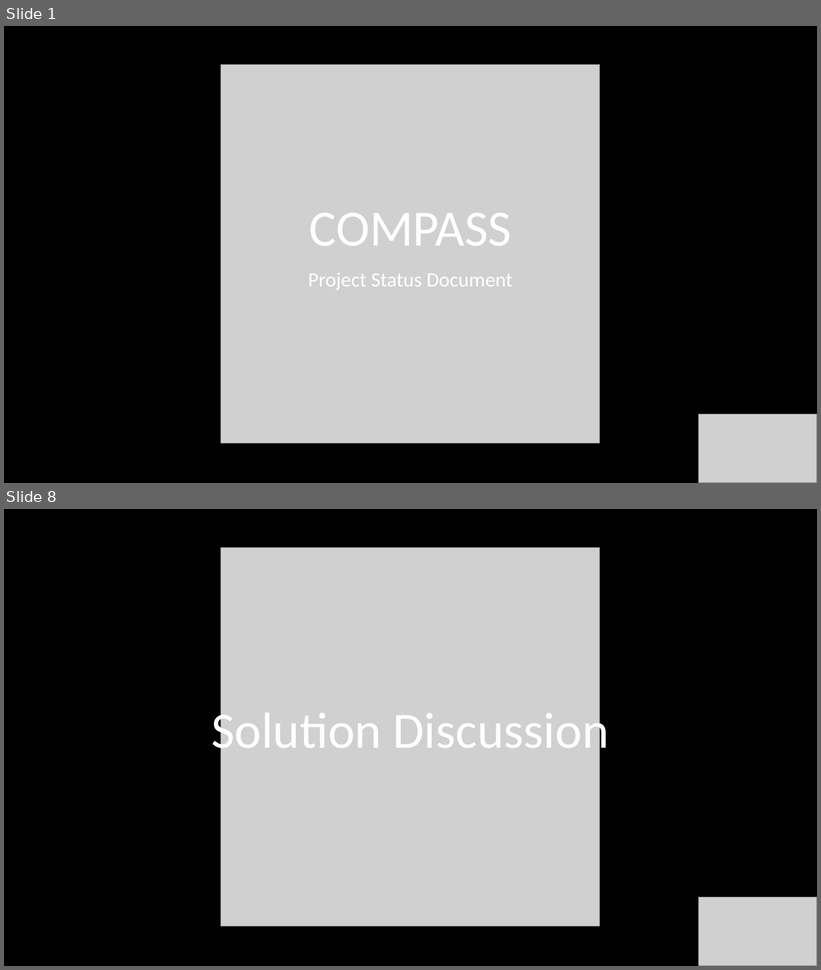
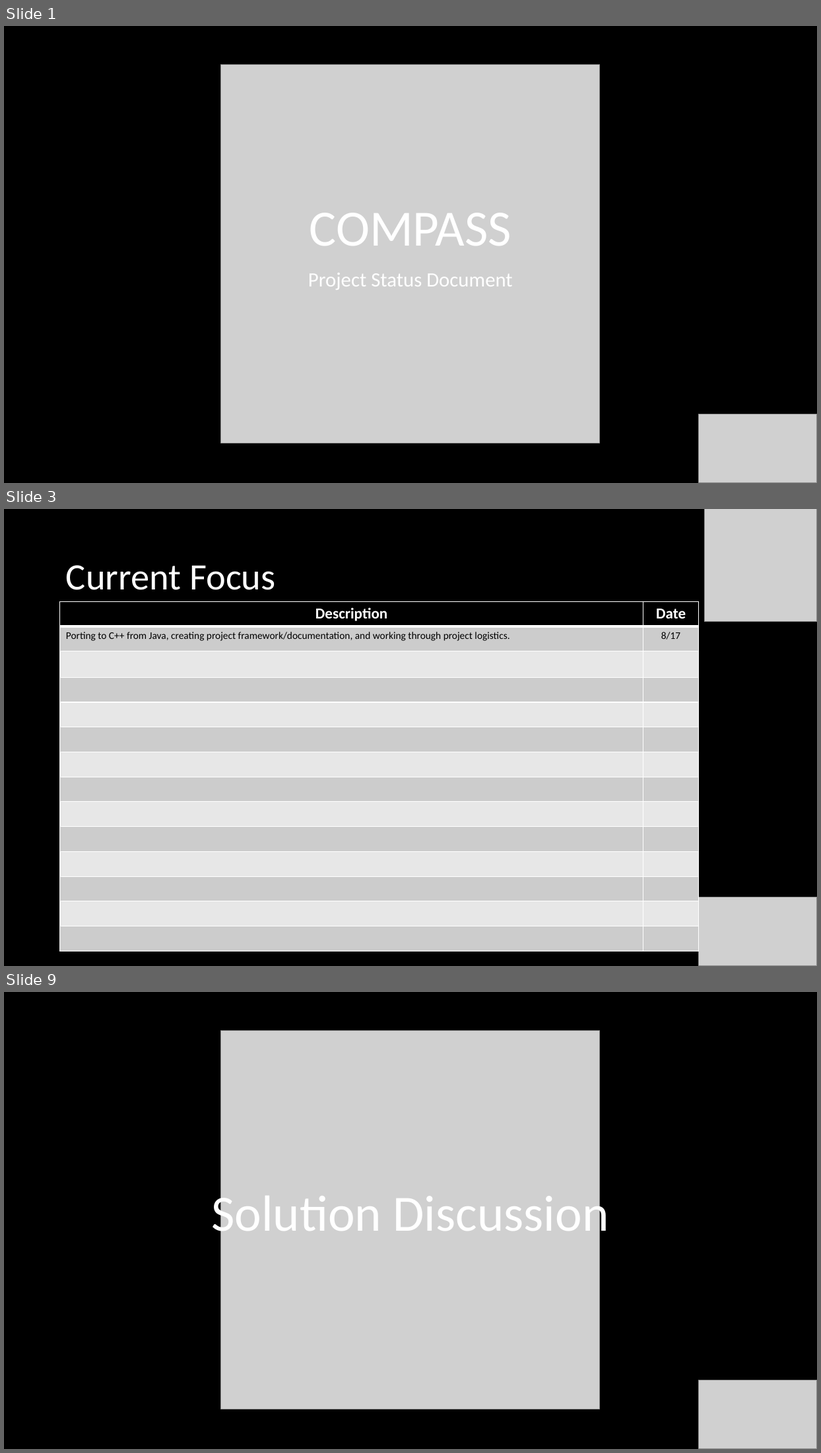
Before and after one commit to henry-valentine/COMPASS, a slide deck: documentation/COMPASS Project Status Document.pptx. Shown one above the other, each under a label of ours: slides 1 and 8 before the commit, slides 1, 3 and 9 after it; the slides between them are not shown. The pictures are 821x970 and 821x1453 pixels, drawn with LibreOffice and Linux fonts; fonts in the diff are those of the drawing; grey boxes stand for pictures. Boxes give left, top, right and bottom in pixels: in the first picture for what was removed or moved away, otherwise in the second. Text is boxed around its words. In the diff, an @@ line names an element or a change of style, - is before the commit and + after.

Commit message:
Several Documentation changes. Renamed several items in the code. Some code structure modifications.

```diff
--- a/documentation/COMPASS Project Status Document.pptx
+++ b/documentation/COMPASS Project Status Document.pptx
@@ slide 3 added at (4, 509, 817, 966), background #000000 @@
@@ picture added at (704, 509, 817, 622) @@
@@ title added at (66, 565, 275, 590), 44 pt, text #FFFFFF @@
+Current Focus
@@ table added at (60, 601, 700, 952), 14 rows, 2 columns @@
+Description | Date
+Porting to C++ from Java, creating project framework/documentation, and working through project logistics. | 8/17
+ | 
+ | 
+ | 
+ | 
+ | 
+ | 
+ | 
+ | 
+ | 
+ | 
+ | 
+ | 
@@ picture added at (699, 898, 817, 966) @@
@@ what was slide 8 is now slide 9 @@
```
Also in this commit, not shown: 8 slides changed, 5 other slides added, 12 other files.
